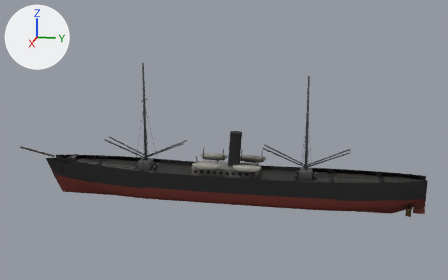
The glTF model models/item/Q1664018/model_built.glb, before and after one commit.
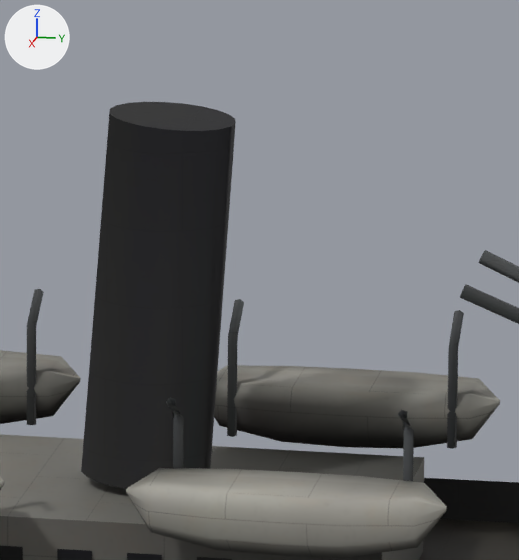
Each version is shown whole from a 50 mm camera at (147.7, 27.8, 53.4) aimed at (-0.4, -1.8, 16.4), then close up on the part from 49% to 60% of the width and 43% to 62% of the height. The axes (+X, +Y, +Z) are drawn at upper left. The lights are the same throughout. The older version's two pictures come first. Where no turn or scale is listed for an object, it has been applied to the vertices. Vertices at exactly the same position are counted once.

Objects in the first close-up: 'main_0'.
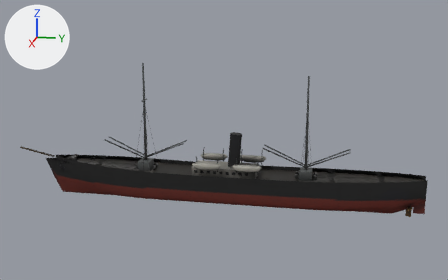
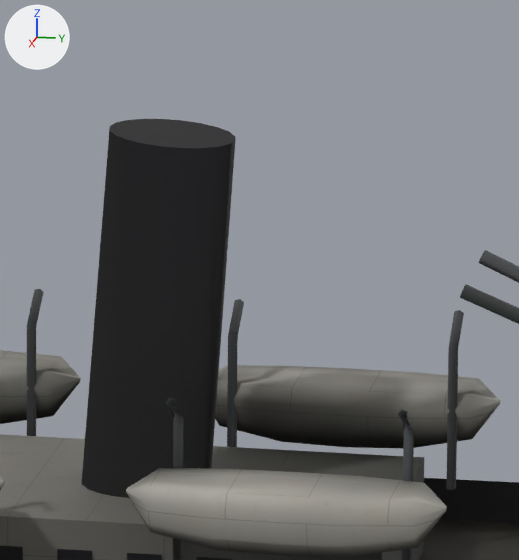
Diff of the bpy script that builds the scene:
```diff
--- a/models/item/Q1664018/model_built.glb.py
+++ b/models/item/Q1664018/model_built.glb.py
@@ me_main_0 @@
 me_main_0.from_pydata(...)  # 5549 vertices, 9881 faces; spans x -6.1..6.1, y -52.3..52.3, z -17.8..17.8
 # used by ob_main_0; location = (0.0, -4.97, 17.38)
+# me_main_0 part 1: the loose piece of 42 vertices spanning x -1.4..1.4, y 4.2..7.8, z -7.4..1.3 is moved by (0.0, 0.0, -0.4)
+# me_main_0 part 2: 40 of the vertices in x -3.7..3.7, y -3.0..12.4, z -7.3 are moved by (0.0, 0.0, -1.0)
+# me_main_0 part 3: 101 kept faces spanning x -5.5..4.5, y -52.3..49.2, z -17.8..0.9 get new vertex colours
 me_main_0.materials.append(mat_paint)
```

Where the change shows, as pixel boxes [x1, y1, x2, y2] in the close-ups (519 x 560 px; the box of a moved part takes in the faces that stretch with it):
'main_0', reshaped
    before: [0, 102, 519, 560]
    after: [0, 119, 519, 560]
part 1 of me_main_0, moved or reshaped
    before: [81, 102, 236, 489]
    after: [82, 119, 235, 498]
part 2 of me_main_0, moved or reshaped
    before: [27, 326, 458, 481]
    after: [27, 326, 458, 560]
part 3 of me_main_0, edited (looks the same)
    both: [0, 155, 498, 560]
